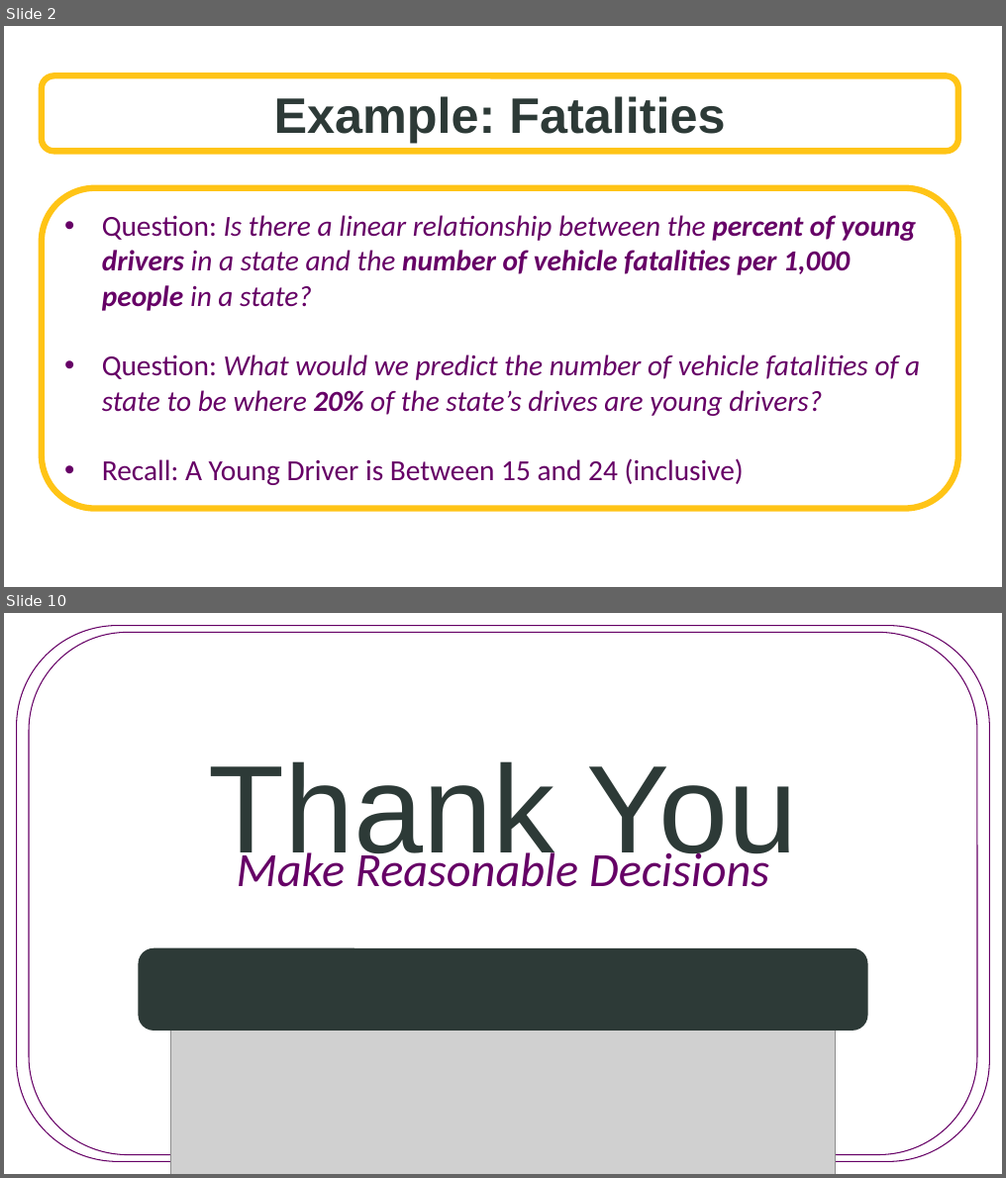
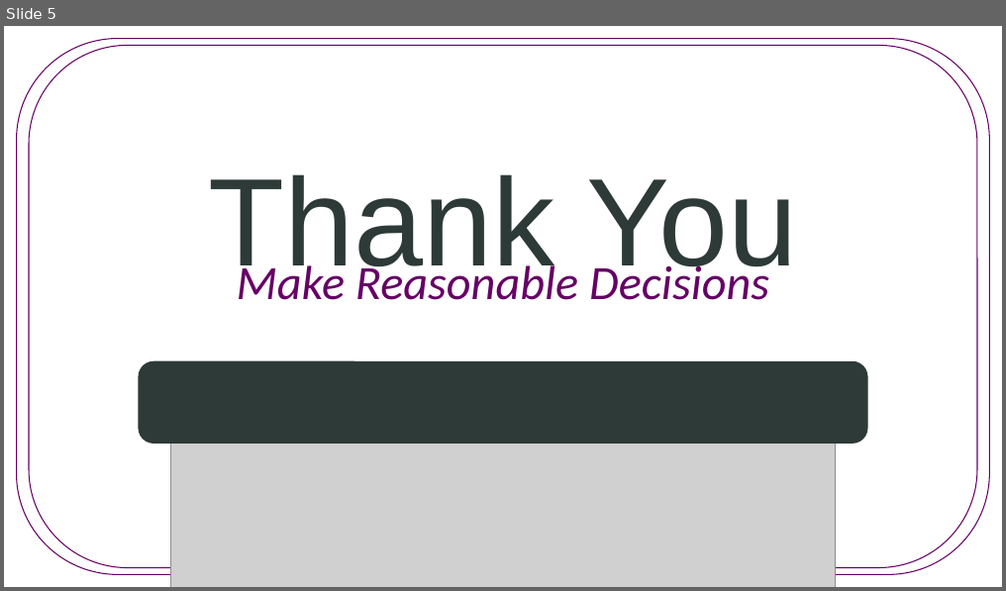
Before and after one commit to SuperMarioGiacomazzo/STOR455_WEBSITE, a slide deck: Lectures/13 - Multiple Linear Regression.pptx. Shown one above the other, each under a label of ours: slides 2 and 10 before the commit, slide 5 after it; the slides between them are not shown. The pictures are 1006x1178 and 1006x591 pixels, drawn with LibreOffice and Linux fonts; fonts in the diff are those of the drawing; grey boxes stand for pictures; background and template pictures are left out. Boxes give left, top, right and bottom in pixels: in the first picture for what was removed or moved away, otherwise in the second. Text is boxed around its words. In the diff, an @@ line names an element or a change of style, - is before the commit and + after.

```diff
--- a/Lectures/13 - Multiple Linear Regression.pptx
+++ b/Lectures/13 - Multiple Linear Regression.pptx
@@ slide 2 removed at (4,26,1002,587), background picture (left out) @@
@@ rounded rectangle removed at (42,76,958,152) @@
-Example: Fatalities
@@ rounded rectangle removed at (42,188,958,509) @@
-• Question: Is there a linear relationship between the percent of young drivers in a state and the number of vehicle fatalities per 1,000 people in a state?
-• Question: What would we predict the number of vehicle fatalities of a state to be where 20% of the state’s drives are young drivers?
-• Recall: A Young Driver is Between 15 and 24 (inclusive)
@@ what was slide 10 is now slide 5 @@
```
Also in this commit, not shown: 2 slides changed, 2 slides added, 6 other slides removed, 15 other files.
